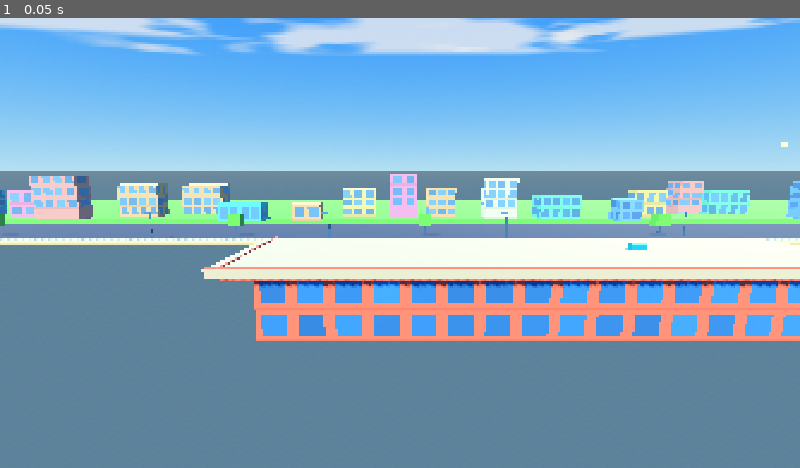
Above: before the commit, frame 1.
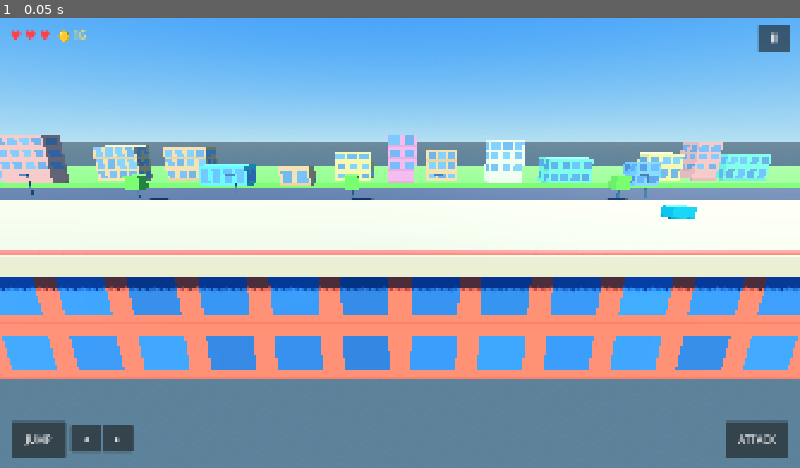
Above: after the commit, the same moment.

Repository: nnamdinwali/shadow-killer
Game: Godot game, scene res://node_3d.tscn
Same seed, same stepped clock (60 frames per second), same inputs: the game is played once before the commit and once after it.
Inputs:
- Up to frame 1 (0.05 s): no input

The runs differ from the first frame. In frame 1, 60% of the frame differs, in the area x 0-100%, y 0-98%.

Commit message:
Bring rooftop route closer and add touch HUD and animation controller

Diff:
--- a/city_polish.gd
+++ b/city_polish.gd
@@ -50,6 +50,14 @@
 	_build_traversal_route()
 	_build_street_furniture()
 	_build_fall_zone()
+	if not Engine.is_editor_hint():
+		var hud_script = load("res://gameplay_hud.gd")
+		if hud_script != null and get_node_or_null("GameplayHUD") == null:
+			var hud := CanvasLayer.new()
+			hud.name = "GameplayHUD"
+			hud.set_script(hud_script)
+			hud.process_mode = Node.PROCESS_MODE_ALWAYS
+			add_child(hud)
 	for cloud_name in CLOUD_NODES:
 		var cloud := get_node_or_null(cloud_name) as Node3D
 		if cloud != null:
@@ -240,10 +248,10 @@
 func _build_traversal_route() -> void:
 	# Foreground gameplay rooftops stay close to the camera; gaps are swing sections.
 	var segments := [
-		[22.0, 4.8, 44.0, 12.0],
-		[83.0, 4.8, 42.0, 12.0],
-		[145.0, 4.8, 44.0, 12.0],
-		[208.0, 4.8, 46.0, 12.0]
+		[24.0, 4.8, 72.0, 12.0],
+		[119.0, 4.8, 76.0, 12.0],
+		[218.0, 4.8, 76.0, 12.0],
+		[317.0, 4.8, 80.0, 12.0]
 	]
 	for i in segments.size():
 		var item = segments[i]
--- /dev/null
+++ b/gameplay_hud.gd
@@ -0,0 +1,104 @@
+extends CanvasLayer
+## Minimal touch HUD for the side-scrolling rooftop game.
+
+var paused := false
+var coins := 16
+var lives := 3
+var coin_label: Label
+var life_label: Label
+var pause_button: Button
+var player: Node
+
+func _ready() -> void:
+	layer = 10
+	player = get_tree().get_first_node_in_group("player")
+	_build_hud()
+	get_tree().node_added.connect(_on_node_added)
+
+func _build_hud() -> void:
+	var root := Control.new()
+	root.name = "HUDRoot"
+	root.set_anchors_and_offsets_preset(Control.PRESET_FULL_RECT)
+	root.mouse_filter = Control.MOUSE_FILTER_PASS
+	add_child(root)
+	var top := HBoxContainer.new()
+	top.position = Vector2(24, 20)
+	top.add_theme_constant_override("separation", 18)
+	root.add_child(top)
+	life_label = Label.new()
+	life_label.text = "♥ ♥ ♥"
+	life_label.add_theme_font_size_override("font_size", 30)
+	life_label.add_theme_color_override("font_color", Color(1.0, 0.25, 0.28))
+	top.add_child(life_label)
+	coin_label = Label.new()
+	coin_label.text = "🟡 %d" % coins
+	coin_label.add_theme_font_size_override("font_size", 28)
+	coin_label.add_theme_color_override("font_color", Color(1.0, 0.88, 0.35))
+	top.add_child(coin_label)
+	pause_button = Button.new()
+	pause_button.text = "Ⅱ"
+	pause_button.custom_minimum_size = Vector2(76, 64)
+	pause_button.set_anchors_and_offsets_preset(Control.PRESET_TOP_RIGHT)
+	pause_button.position = Vector2(-100, 18)
+	pause_button.add_theme_font_size_override("font_size", 30)
+	pause_button.pressed.connect(_toggle_pause)
+	root.add_child(pause_button)
+	var jump_button := Button.new()
+	jump_button.text = "JUMP"
+	jump_button.custom_minimum_size = Vector2(130, 88)
+	jump_button.set_anchors_and_offsets_preset(Control.PRESET_BOTTOM_LEFT)
+	jump_button.position = Vector2(28, -112)
+	jump_button.add_theme_font_size_override("font_size", 24)
+	jump_button.pressed.connect(_jump)
+	root.add_child(jump_button)
+	var attack_button := Button.new()
+	attack_button.text = "ATTACK"
+	attack_button.custom_minimum_size = Vector2(150, 88)
+	attack_button.set_anchors_and_offsets_preset(Control.PRESET_BOTTOM_RIGHT)
+	attack_button.position = Vector2(-178, -112)
+	attack_button.add_theme_font_size_override("font_size", 24)
+	attack_button.pressed.connect(_attack)
+	root.add_child(attack_button)
+	var move_left := Button.new()
+	move_left.text = "◀"
+	move_left.custom_minimum_size = Vector2(72, 64)
+	move_left.set_anchors_and_offsets_preset(Control.PRESET_BOTTOM_LEFT)
+	move_left.position = Vector2(170, -102)
+	move_left.button_down.connect(func(): Input.action_press("move_left"))
+	move_left.button_up.connect(func(): Input.action_release("move_left"))
+	root.add_child(move_left)
+	var move_right := Button.new()
+	move_right.text = "▶"
+	move_right.custom_minimum_size = Vector2(72, 64)
+	move_right.set_anchors_and_offsets_preset(Control.PRESET_BOTTOM_LEFT)
+	move_right.position = Vector2(248, -102)
+	move_right.button_down.connect(func(): Input.action_press("move_right"))
+	move_right.button_up.connect(func(): Input.action_release("move_right"))
+	root.add_child(move_right)
+
+func _on_node_added(node: Node) -> void:
+	if node.is_in_group("player"):
+		player = node
+
+func _jump() -> void:
+	if is_instance_valid(player) and player.has_method("jump"):
+		player.jump()
+
+func _attack() -> void:
+	if is_instance_valid(player) and player.has_method("attack"):
+		player.attack()
+
+func _toggle_pause() -> void:
+	paused = not paused
+	get_tree().paused = paused
+	pause_button.text = "▶" if paused else "Ⅱ"
+
+func set_coins(value: int) -> void:
+	coins = maxi(0, value)
+	if is_instance_valid(coin_label):
+		coin_label.text = "🟡 %d" % coins
+
+func set_lives(value: int) -> void:
+	lives = clampi(value, 0, 3)
+	if is_instance_valid(life_label):
+		life_label.text = "♥ ".repeat(lives).strip_edges()
--- a/node_3d.tscn
+++ b/node_3d.tscn
@@ -66,9 +66,9 @@
 script = ExtResource("1_city_polish")
 
 [node name="Camera3D" type="Camera3D" parent="."]
-transform = Transform3D(1, 0, 0, 0, 0.98480775, 0.17364818, 0, -0.17364818, 0.98480775, 12, 11, 30)
+transform = Transform3D(1, 0, 0, 0, 0.9659258, 0.25881904, 0, -0.25881904, 0.9659258, 24, 8.5, 17)
 current = true
-fov = 58.0
+fov = 62.0
 near = 0.1
 far = 300.0
 
--- /dev/null
+++ b/player_controller.gd
@@ -0,0 +1,100 @@
+extends CharacterBody3D
+## Controller for the supplied animated GLB character. Add the imported model
+## as a child named CharacterModel; its AnimationPlayer is discovered recursively.
+
+@export var run_speed := 8.0
+@export var jump_velocity := 9.0
+@export var attack_range := 2.5
+var gravity := 24.0
+var animation_player: AnimationPlayer
+var attack_names := ["MutantPunch", "MmaKick", "PunchCombo", "FlyingKick", "HurricaneKick", "ElbowUppercutCombo", "Armada"]
+var attack_index := 0
+var attack_locked := false
+
+func _ready() -> void:
+	add_to_group("player")
+	var shape := get_node_or_null("CollisionShape3D") as CollisionShape3D
+	if shape == null:
+		shape = CollisionShape3D.new()
+		shape.name = "CollisionShape3D"
+		var capsule := CapsuleShape3D.new()
+		capsule.radius = 0.42
+		capsule.height = 1.9
+		shape.shape = capsule
+		shape.position.y = 0.95
+		add_child(shape)
+	animation_player = _find_animation_player(self)
+	if animation_player:
+		animation_player.animation_finished.connect(_on_animation_finished)
+		_play_first(["mixamo.com", "Idle", "Running", "Run"])
+
+func _physics_process(delta: float) -> void:
+	if not is_on_floor():
+		velocity.y -= gravity * delta
+	else:
+		if velocity.y < 0.0:
+			velocity.y = 0.0
+	var direction := Input.get_axis("move_left", "move_right")
+	velocity.x = direction * run_speed
+	if direction != 0.0:
+		rotation.y = 0.0 if direction > 0.0 else PI
+	if Input.is_action_just_pressed("jump"):
+		jump()
+	if Input.is_action_just_pressed("attack"):
+		attack()
+	move_and_slide()
+	if animation_player and not attack_locked and is_on_floor():
+		if absf(direction) > 0.1:
+			_play_first(["Running", "Run", "mixamo.com"])
+		else:
+			_play_first(["Idle", "mixamo.com"])
+
+func jump() -> void:
+	if is_on_floor():
+		velocity.y = jump_velocity
+		_play_first(["Jumping(1)", "Jumping", "Jump"])
+
+func attack() -> void:
+	if attack_locked or animation_player == null:
+		return
+	var enemy := _find_nearby_villain()
+	var chosen := "Kicking"
+	if enemy != null:
+		for offset in attack_names.size():
+			var candidate: String = attack_names[(attack_index + offset) % attack_names.size()]
+			if animation_player.has_animation(candidate):
+				chosen = candidate
+				attack_index = (attack_index + offset + 1) % attack_names.size()
+				break
+	attack_locked = true
+	if animation_player.has_animation(chosen):
+		animation_player.play(chosen)
+	else:
+		attack_locked = false
+
+func _find_nearby_villain() -> Node3D:
+	for enemy in get_tree().get_nodes_in_group("villain"):
+		if enemy is Node3D and global_position.distance_to(enemy.global_position) <= attack_range:
+			return enemy
+	return null
+
+func _find_animation_player(node: Node) -> AnimationPlayer:
+	for child in node.get_children():
+		if child is AnimationPlayer:
+			return child
+		var found := _find_animation_player(child)
+		if found:
+			return found
+	return null
+
+func _play_first(names: Array) -> void:
+	if animation_player == null or attack_locked:
+		return
+	for animation_name in names:
+		if animation_player.has_animation(animation_name):
+			if animation_player.current_animation != animation_name:
+				animation_player.play(animation_name)
+			return
+
+func _on_animation_finished(_animation_name: StringName) -> void:
+	attack_locked = false
